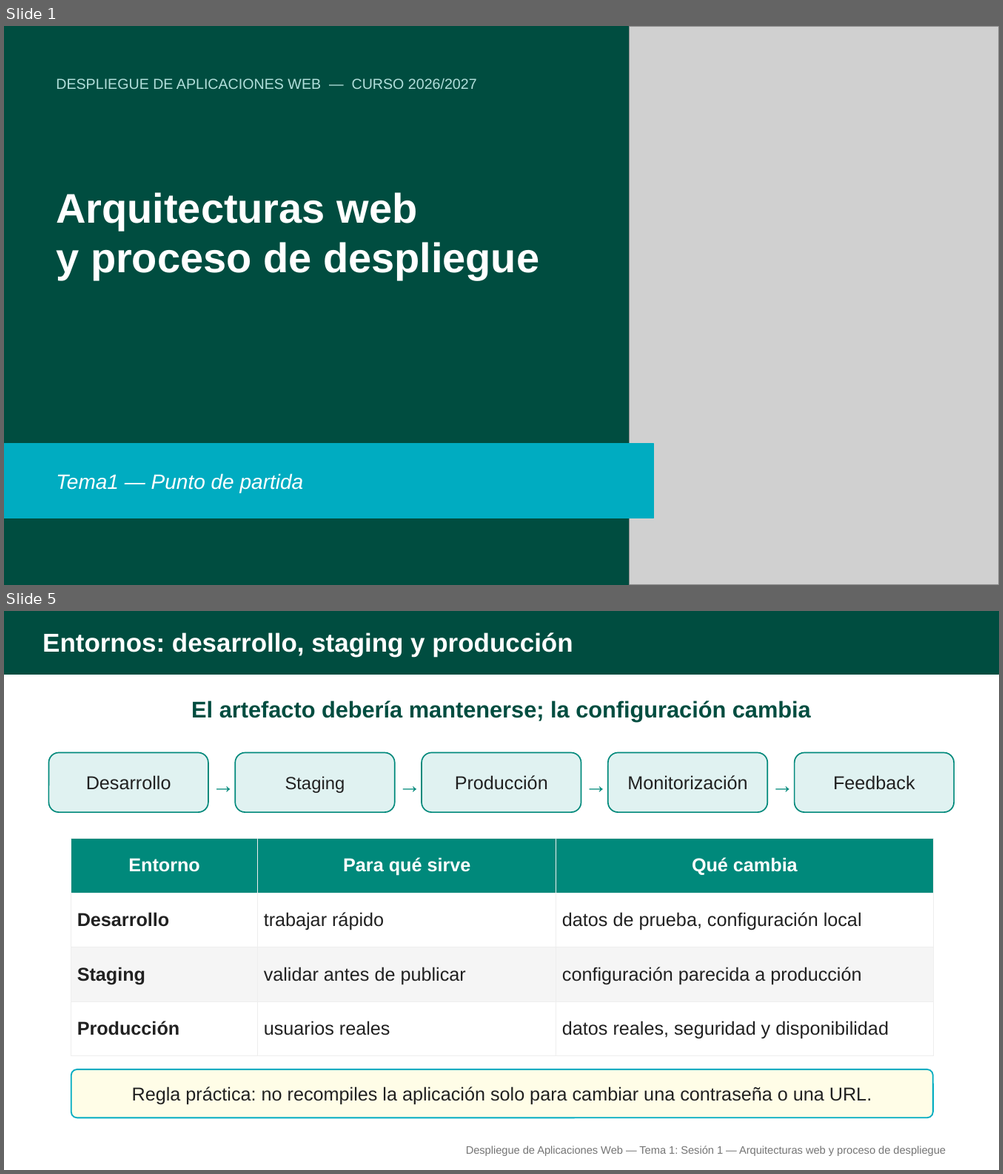
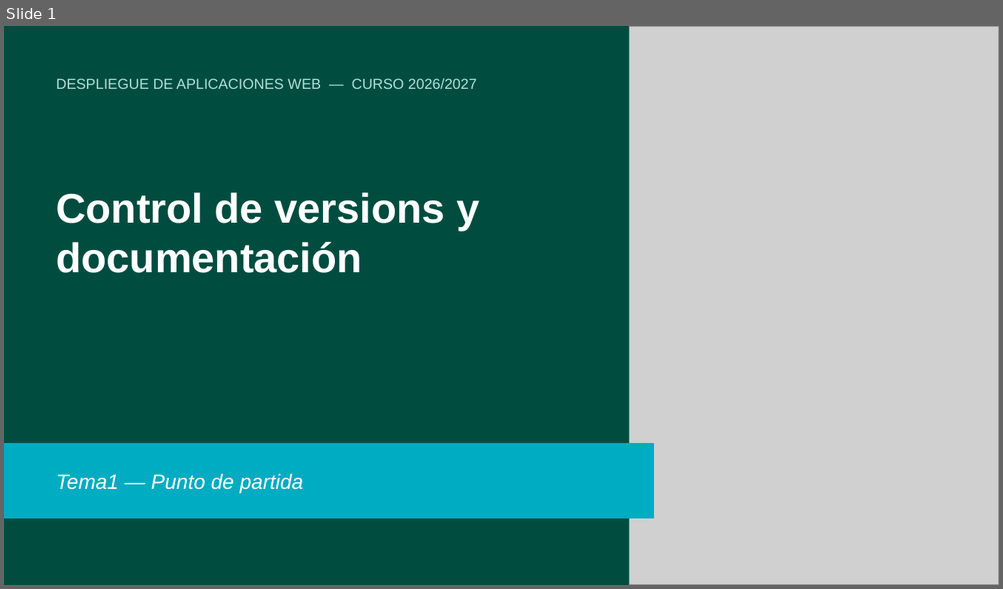
Before and after one commit to alejandroroig/despliegue-daw, a slide deck: docs/tema1/diapositivas/control_versiones_documentacion.pptx. Shown one above the other, each under a label of ours: slides 1 and 5 before the commit, slide 1 after it; the slides between them are not shown. The pictures are 1003x1174 and 1003x589 pixels, drawn with LibreOffice and Linux fonts; fonts in the diff are those of the drawing; grey boxes stand for pictures. Boxes give left, top, right and bottom in pixels: in the first picture for what was removed or moved away, otherwise in the second. Text is boxed around its words. In the diff, an @@ line names an element or a change of style, - is before the commit and + after.

```diff
--- a/docs/tema1/diapositivas/control_versiones_documentacion.pptx
+++ b/docs/tema1/diapositivas/control_versiones_documentacion.pptx
@@ slide 5 removed at [4, 611, 999, 1170], background #FFFFFF @@
@@ rectangle removed at [4, 611, 999, 675] @@
@@ text removed at [42, 632, 572, 657] @@
-Entornos: desarrollo, staging y producción
@@ text removed at [191, 701, 811, 722] @@
-El artefacto debería mantenerse; la configuración cambia
@@ rounded rectangle removed at [48, 753, 208, 812] @@
@@ text removed at [205, 755, 239, 814] @@
-→
@@ rounded rectangle removed at [236, 753, 395, 812] @@
@@ text removed at [391, 755, 426, 814] @@
-→
@@ rounded rectangle removed at [422, 753, 581, 812] @@
@@ text removed at [577, 755, 612, 814] @@
-→
@@ rounded rectangle removed at [608, 753, 767, 812] @@
@@ text removed at [763, 755, 798, 814] @@
-→
@@ rounded rectangle removed at [794, 753, 954, 812] @@
@@ text removed at [86, 775, 171, 790] @@
-Desarrollo
@@ text removed at [285, 776, 345, 793] @@
-Staging
@@ text removed at [455, 775, 548, 790] @@
-Producción
@@ text removed at [627, 775, 747, 790] @@
-Monitorización
@@ text removed at [833, 775, 915, 790] @@
-Feedback
@@ table removed at [71, 839, 933, 1056], 4 rows, 3 columns @@
-Entorno | Para qué sirve | Qué cambia
-Desarrollo | trabajar rápido | datos de prueba, configuración local
-Staging | validar antes de publicar | configuración parecida a producción
-Producción | usuarios reales | datos reales, seguridad y disponibilidad
@@ rounded rectangle removed at [71, 1070, 933, 1119] @@
@@ text removed at [132, 1087, 871, 1105] @@
-Regla práctica: no recompiles la aplicación solo para cambiar una contraseña o una URL.
@@ text removed at [466, 1146, 945, 1156] @@
-Despliegue de Aplicaciones Web — Tema 1: Sesión 1 — Arquitecturas web y proceso de despliegue
@@ slide 1 changed as well @@
@@ text at [56, 192, 479, 273]: text changed @@
-Arquitecturas web
-y proceso de despliegue
+Control de versions y documentación
```
Also in this commit, not shown: 2 other slides changed, 12 slides added, 10 other slides removed, 3 other files.
